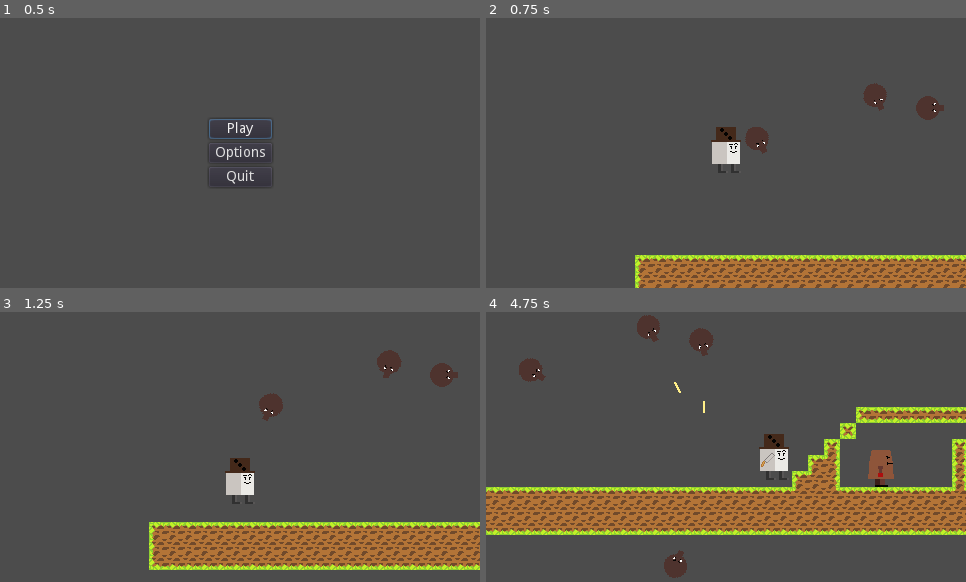
Above: before the commit, frames 1-4 (two rows, left to right).
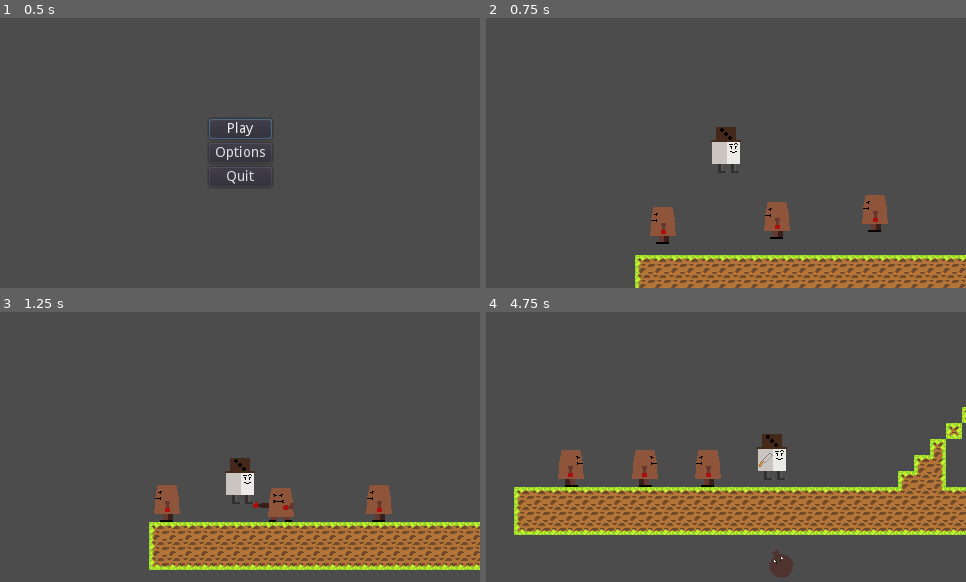
Above: after the commit, the same moments.

Repository: TomHensel/Gmtk-2022
Game: Godot game, scene res://Scenes/Main.tscn
Same seed, same stepped clock (60 frames per second), same inputs: the game is played once before the commit and once after it.
Inputs (mouse positions are in pixels of both pictures, inside the frame that each line leads up to):
- Up to frame 1 (0.5 s): no input
- Up to frame 2 (0.75 s): click "Play" at 0.5 s
- Up to frame 3 (1.25 s): no input
- Up to frame 4 (4.75 s): move the mouse to (831, 433) at 1.27 s; hold D (Right) 1.28-2.78 s; tap E (Roll) at 1.35, 2.85, 4.35 s; tap Space (Jump) at 1.52, 2.27, 3.77, 4.52 s; move the mouse to (630, 460) at 2.02 s; click (630, 460) at 2.1 s; move the mouse to (774, 387) at 2.77 s; hold A (Left) 2.78-3.53 s; move the mouse to (702, 501) at 3.52 s; hold D (Right) from 3.53 s (still down); click (702, 501) at 3.6 s; move the mouse to (870, 487) at 4.27 s

Frame 1 is identical in both runs. In frame 2, 2.8% of the frame differs, in the area x 34-96%, y 24-84%; in frame 3, 2.9%; in frame 4, 18%, in the area x 0-100%, y 1-99%.

Commit message:
no message

Diff:
--- a/Assets/PauseMenu.gd
+++ /dev/null
@@ -1,27 +0,0 @@
-extends Control
-
-func _ready():
-	$VBoxContainer/VolumeSlider.value = AudioServer.get_bus_volume_db(AudioServer.get_bus_index("Master"))
-
-var is_paused = false setget set_is_paused
-
-func _unhandled_input(event):
-	if event.is_action_pressed("pause"):
-		self.is_paused = !is_paused
-
-func set_is_paused(value):
-	is_paused = value
-	get_tree().paused = is_paused
-	visible = is_paused
-
-
-func _on_ResumeGame_pressed():
-	self.is_paused = false
-
-
-func _on_QuitGame_pressed():
-	get_tree().quit()
-
-
-func _on_VolumeSlider_value_changed(value):
-	AudioServer.set_bus_volume_db(AudioServer.get_bus_index("Master"), value)
--- a/Scenes/Level/testLevel.tscn
+++ b/Scenes/Level/testLevel.tscn
@@ -462,8 +462,14 @@
 format = 1
 tile_data = PoolIntArray( -393181, 0, 7, -393180, 0, 196612, -393179, 0, 196612, -393178, 0, 196612, -393177, 0, 196612 …(4172 unchanged characters)…
 
+[node name="Enemy3" parent="." instance=ExtResource( 2 )]
+position = Vector2( 145, -41 )
+
+[node name="Enemy4" parent="." instance=ExtResource( 2 )]
+position = Vector2( 31, -36 )
+
 [node name="Enemy" parent="." instance=ExtResource( 2 )]
-position = Vector2( 626, -125 )
+position = Vector2( 243, -48 )
 
 [node name="Enemy2" parent="." instance=ExtResource( 2 )]
 position = Vector2( 505, -28 )
@@ -472,16 +478,16 @@
 position = Vector2( 267, 79 )
 
 [node name="Turret" parent="." instance=ExtResource( 3 )]
-position = Vector2( 122, -117 )
+position = Vector2( 472, -325 )
 
 [node name="Turret3" parent="." instance=ExtResource( 3 )]
-position = Vector2( 240, -160 )
+position = Vector2( 689, -195 )
 
 [node name="Turret4" parent="." instance=ExtResource( 3 )]
-position = Vector2( 463, -205 )
+position = Vector2( 737, -153 )
 
 [node name="Turret5" parent="." instance=ExtResource( 3 )]
-position = Vector2( 293, -147 )
+position = Vector2( 956, -153 )
 
 [node name="RollerTheRätt" parent="." instance=ExtResource( 4 )]
 position = Vector2( 91, -103 )
--- a/Scripts/Enemy1.gd
+++ b/Scripts/Enemy1.gd
@@ -155,7 +155,24 @@
 
 func _on_Hitbox_area_entered(area):
 	if area.is_in_group("Bullet"):
-		health -= 1
 		#print(health)
 		if State_ != State.ATTACK:
 			switch_to_Getting_Hit()
+		health -= 1
+	if area.is_in_group("Explo"):
+		#print(health)
+		switch_to_Getting_Hit()
+		health -= health
+	if area.is_in_group("Fist"):
+		if State_ != State.ATTACK:
+			switch_to_Getting_Hit()
+		health -= 3
+	if area.is_in_group("Saw"):
+		if State_ != State.ATTACK:
+			switch_to_Getting_Hit()
+		health -= 5
+	if area.is_in_group("Sword"):
+		$HurtSound.play()
+		if State_ != State.ATTACK:
+			switch_to_Getting_Hit()
+		health -= 10
--- a/Scripts/Turret.gd
+++ b/Scripts/Turret.gd
@@ -2,7 +2,7 @@
 
 var player_in_range = false
 
-var health = 10
+var health = 4
 
 onready var animatio = $AnimationPlayer
 const bullet = preload("res://Scenes/Projectile/TurretBullet.tscn")
@@ -13,6 +13,9 @@
 func _physics_process(_delta):
 	if health <= 1:
 		animatio.play("Dying")
+		$CollisionShape2D.disabled = true
+		$Hitbox.monitoring = false
+		$Hitbox.monitorable = false
 	if player_in_range:
 		var player_pos = global.playerPosition - global_position
 		var angle = player_pos.angle()
@@ -47,6 +50,22 @@
 		animatio.play("Getting_Hit")
 		$HurtSound.play()
 		health -= 1
+	if area.is_in_group("Explo"):
+		animatio.play("Getting_Hit")
+		$HurtSound.play()
+		health -= health
+	if area.is_in_group("Fist"):
+		animatio.play("Getting_Hit")
+		$HurtSound.play()
+		health -= 3
+	if area.is_in_group("Saw"):
+		animatio.play("Getting_Hit")
+		$HurtSound.play()
+		health -= 5
+	if area.is_in_group("Sword"):
+		animatio.play("Getting_Hit")
+		$HurtSound.play()
+		health -= 10
 
 
 func _on_AnimationPlayer_animation_finished(anim_name):
--- a/project.godot
+++ b/project.godot
@@ -17,6 +17,10 @@
 [autoload]
 
 global="*res://Scripts/global.gd"
+
+[debug]
+
+settings/stdout/print_fps=true
 
 [display]
 
